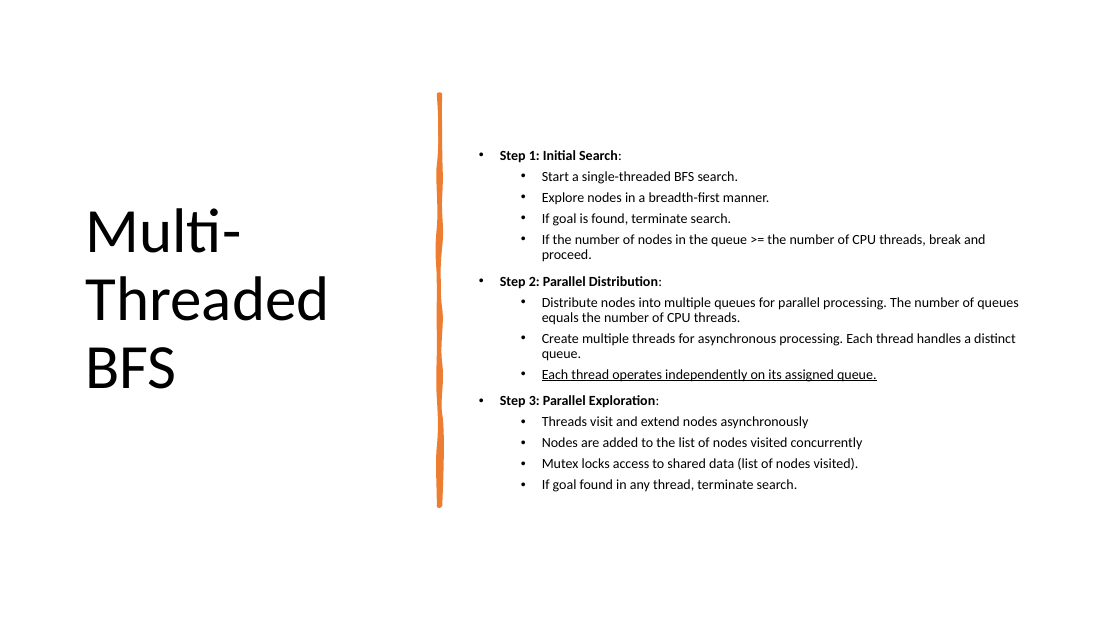
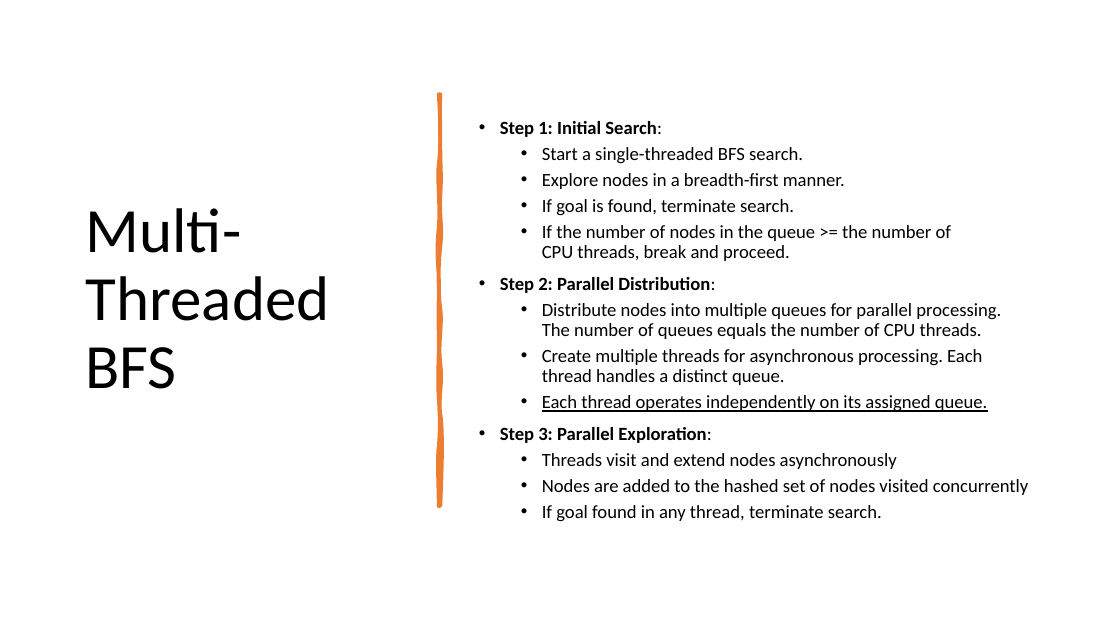
Before and after one commit to danieltebor/cs4306-course-project, a slide deck: slide 9 of docs/cs4306-course-project-presentation.pptx. Drawn at 1120x630 pixels with LibreOffice and Linux fonts; fonts in the diff are those of the drawing. Boxes give left, top, right and bottom in pixels: in the first picture for what was removed or moved away, otherwise in the second. Text is boxed around its words. In the diff, an @@ line names an element or a change of style, - is before the commit and + after.

Commit message:
Significantly Optimized Multithreaded BFS

```diff
--- a/docs/cs4306-course-project-presentation.pptx
+++ b/docs/cs4306-course-project-presentation.pptx
@@ text at (500, 121, 1001, 522): size 12 to 16 pt @@
@@ text at (542, 479, 1028, 495): text changed; size 12 to 16 pt @@
-  • Nodes are added to the list of nodes visited concurrently
-  • Mutex locks access to shared data (list of nodes visited).
+  • Nodes are added to the hashed set of nodes visited concurrently
```
Also in this commit, not shown: 9 other slides changed, 1 slide added, 17 other files.
